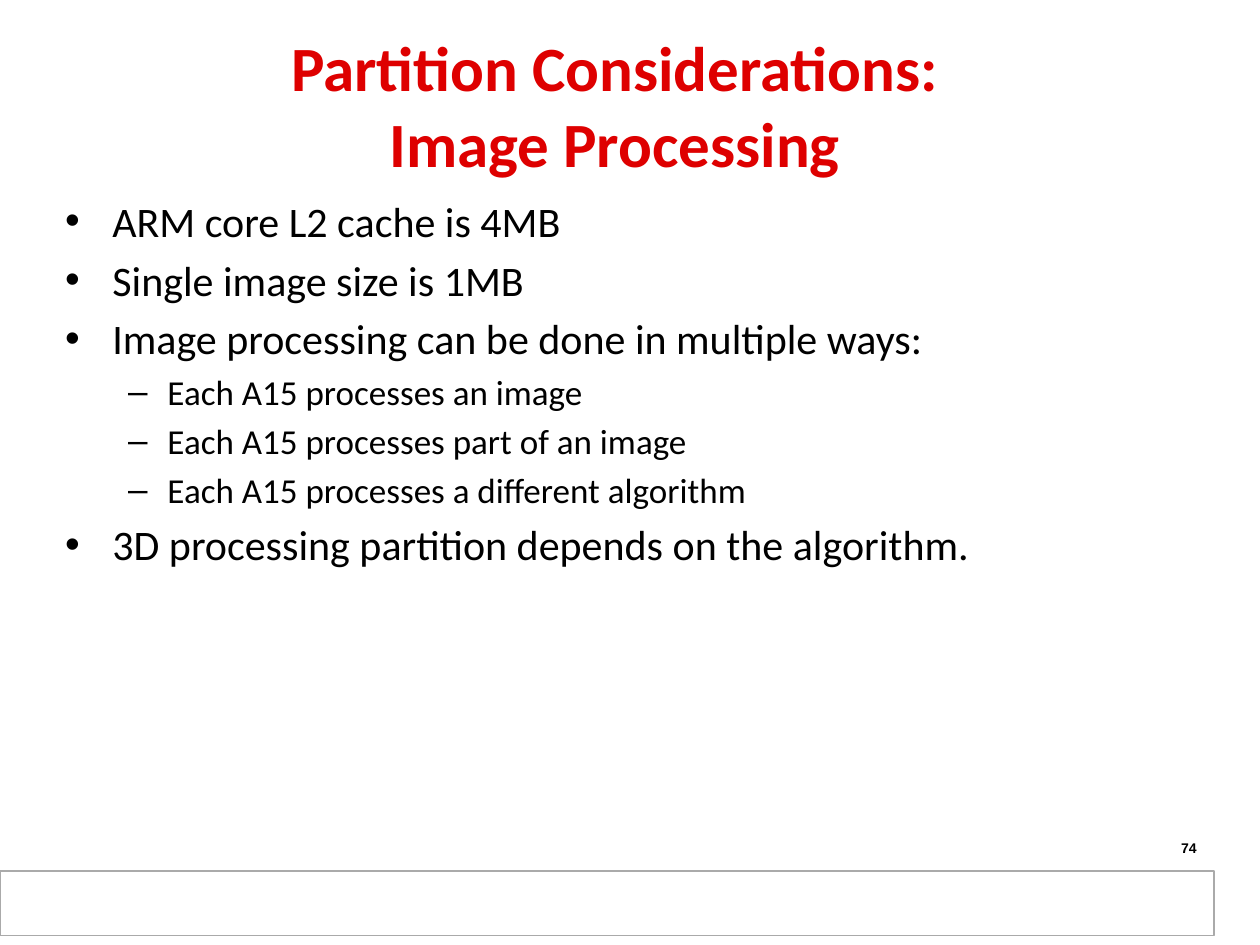
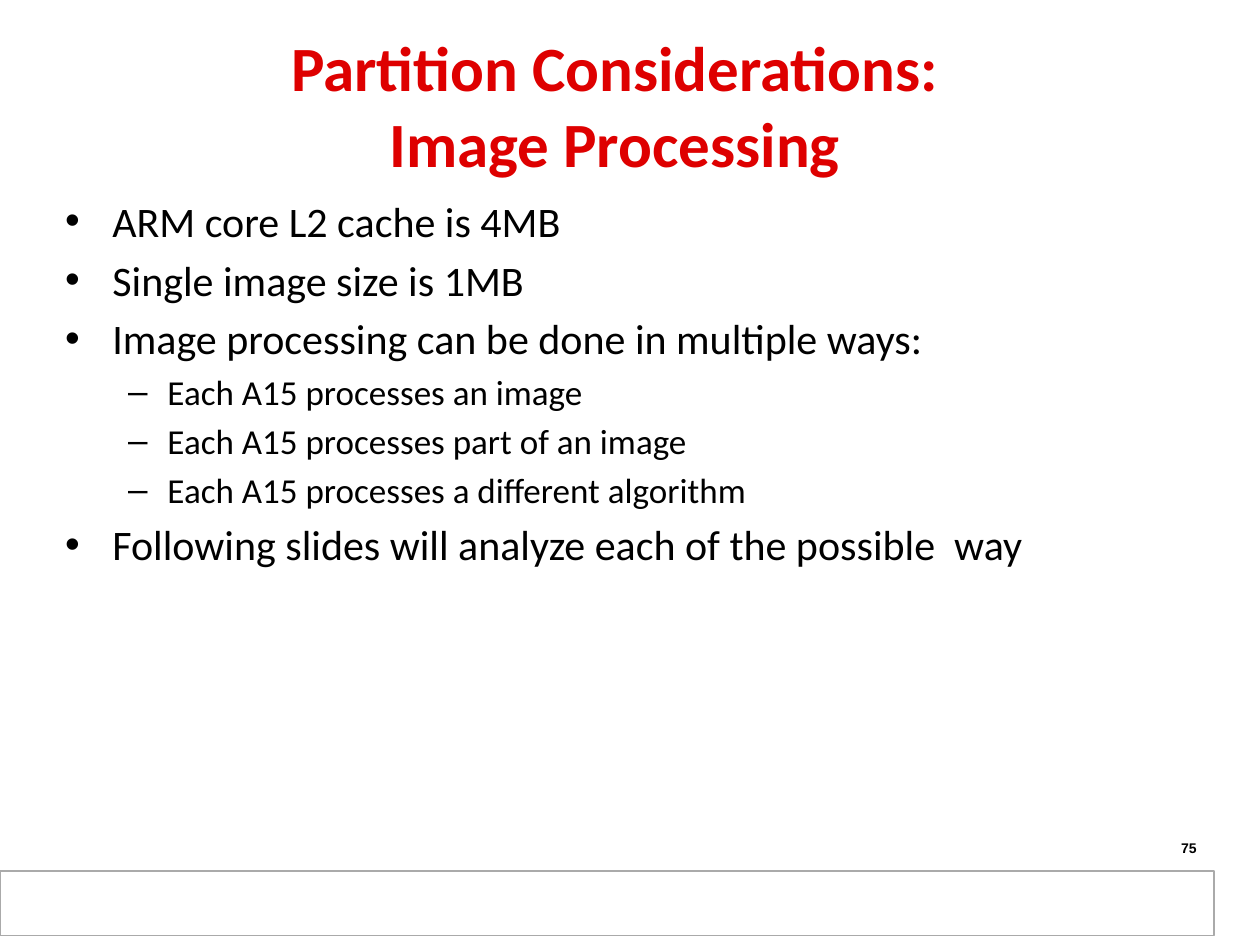
Before and after one commit to hari1989/keystone-workshop, a slide deck: slide 75 of slides/KeyStone Multicore Design.pptx (slide 74 before the commit). Drawn at 1260x945 pixels with LibreOffice and Linux fonts; fonts in the diff are those of the drawing; background and template pictures are left out. Boxes give left, top, right and bottom in pixels: in the first picture for what was removed or moved away, otherwise in the second. Text is boxed around its words. In the diff, an @@ line names an element or a change of style, - is before the commit and + after.

```diff
--- a/slides/KeyStone Multicore Design.pptx
+++ b/slides/KeyStone Multicore Design.pptx
@@ text at bbox=[112, 530, 1022, 568]: text changed @@
-• 3D processing partition depends on the algorithm.
+• Following slides will analyze each of the possible way
@@ page number at bbox=[1181, 843, 1197, 853]: text changed @@
-74
+75
```
Also in this commit, not shown: 10 other slides changed, 5 slides added, 1 slide removed.
